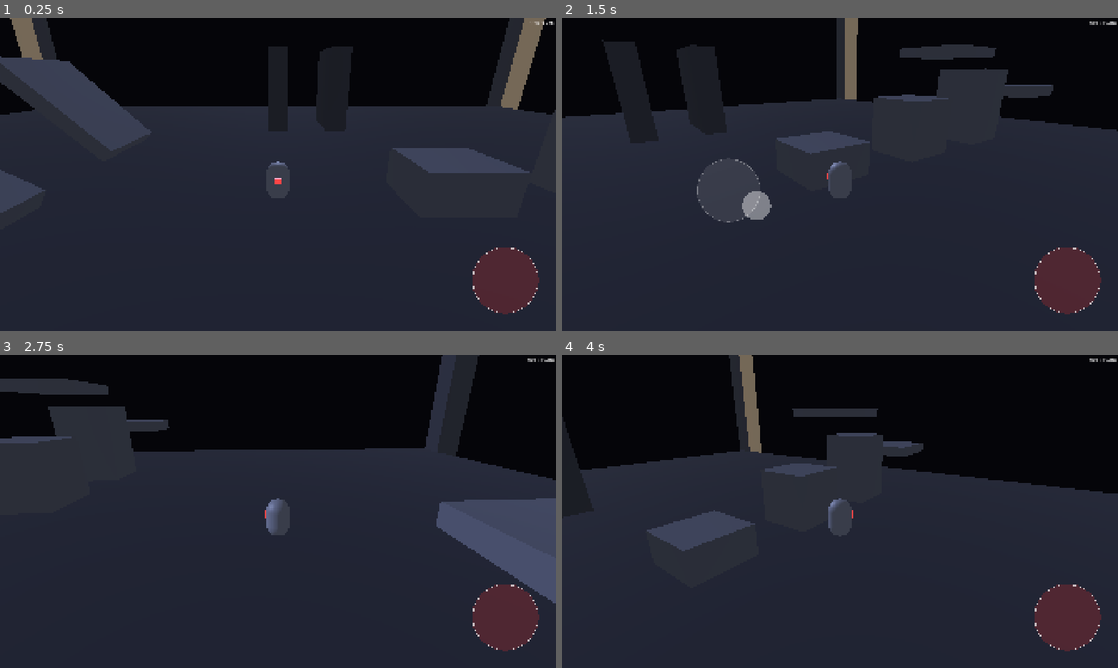
Above: before the commit, frames 1-4 (two rows, left to right).
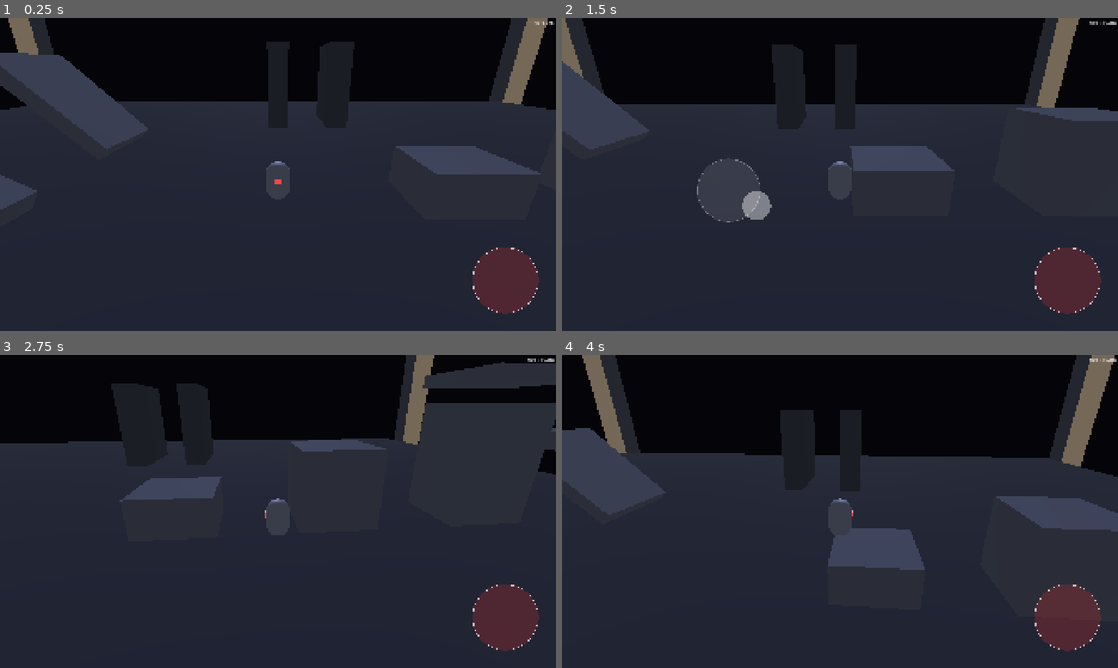
Above: after the commit, the same moments.

Repository: Adam-Vozzo/mobile-game-6
Game: Godot game, scene res://scenes/levels/feel_lab.tscn
The game is run twice, just before and just after one commit, with the same random seed, the same clock (stepped at 60 frames per second) and the same inputs.
Inputs (mouse positions are in pixels of both pictures, inside the frame that each line leads up to):
- Up to frame 1 (0.25 s): no input
- Up to frame 2 (1.5 s): tap Enter at 0.5 s; move the mouse to (962, 158) at 0.52 s; hold Right (move_right) 0.53-1.25 s; hold Space (jump) 0.53-1.25 s; click (962, 158) at 0.67 s; drag from (728, 190) to (812, 237) at 1.27 s
- Up to frame 3 (2.75 s): move the mouse to (333, 442) at 2.02 s; hold Right (move_right) from 2.03 s (still down); hold Space (jump) from 2.03 s (still down)
- Up to frame 4 (4 s): release Right (move_right) at 2.75 s; release Space (jump) at 2.75 s; drag from (812, 574) to (673, 464) at 2.77 s; move the mouse to (1006, 558) at 3.52 s; hold Left (move_left) from 3.53 s (still down); hold Space (jump) from 3.53 s (still down)

The runs differ from the first frame. In frame 1, 2.9% of the frame differs, in the area x 0-100%, y 0-63%; in frame 2, 14%; in frame 3, 18%, in the area x 0-100%, y 0-80%; in frame 4, 17%.

Commit message:
Camera: selective occlusion + corner-bounce fix + airborne rigid translate
Context: walking past walls was flickering; corners were bouncing; camera
visibly rotated mid-jump (player input frame drifted across the parabola).
Three changes in `scripts/camera/camera_rig.gd`, plus one new physics
layer and tagged scene geometry.

1. Selective occluder layer
   - New project layer 7 = `CameraOccluder` (`project.godot`).
   - `occlusion_mask` defaults to `1 << 6 = 64` (queries that layer only).
   - feel_lab.tscn: pillars × 4, walls × 2 → `collision_layer = 65`
     (1 World + 64 CameraOccluder). Floor / platforms / slopes / moving
     platform stay layer-1-only; the camera ignores them.
   - style_test.tscn: WallPanel + ScalePillar → `collision_layer = 65`.

2. Sphere-cast probe (replaces thin raycast)
   - `direct_space_state.cast_motion` of an `occlusion_probe_radius` sphere
     (0.22 m default). A volume sweep doesn't toggle hit/miss at thin wall
     edges. `0` falls back to the old ray.

3. Asymmetric position smoothing + hysteresis latch
   - `pull_in_smoothing = 28 / sec` when camera moves toward player;
     `ease_out_smoothing = 6 / sec` when moving away. So a one-frame
     "clear" at a corner edge can't undo the pull-in within a frame.
   - On top: `_is_occluded` latch armed by any sphere-hit, only released
     after `occlusion_release_delay = 0.18 s` of consecutive misses. While
     latched, the camera holds at `_last_occluded_pos` even if the probe
     momentarily clears. Stops the bounce when walking around corners.

4. Airborne rigid translate (no rotation in air)
   - `_air_offset` is captured every frame as
     `camera.global_position - target_pos`.
   - On airborne frames (`is_on_floor() == false`), the very first thing
     in `_process` is `camera.global_position = target_pos + _air_offset`
     — a rigid translation that copies the player's per-frame delta onto
     the camera. Distance-maintenance, occlusion, and the asymmetric lerp
     are skipped while airborne.
   - `look_at` and `pub_yaw` still run in air, but with the camera→player
     vector preserved exactly they're effectively no-ops unless drag has
     changed the offset (the only intentional source of mid-jump rotation).
     Input frame stays locked from takeoff to landing.

Docs:
- `docs/DECISIONS.md` — three new ADRs (tripod model, selective occlusion,
  airborne rigid translate).
- `docs/PLAN.md` — entry under Recently completed.
- `README.md` — Updates entry; throttle banner cleared (human-direction).

All 179 controller-kinematics tests still pass.

Co-Authored-By: Claude Opus 4.7 (1M context) <noreply@anthropic.com>

Diff:
--- a/project.godot
+++ b/project.godot
@@ -97,6 +97,7 @@
 3d_physics/layer_4="Pickup"
 3d_physics/layer_5="Trigger"
 3d_physics/layer_6="MovingPlatform"
+3d_physics/layer_7="CameraOccluder"
 
 [physics]
 
--- a/scenes/levels/feel_lab.tscn
+++ b/scenes/levels/feel_lab.tscn
@@ -204,6 +204,7 @@
 
 [node name="WallA" type="StaticBody3D" parent="Walls"]
 transform = Transform3D(1, 0, 0, 0, 1, 0, 0, 0, 1, 0, 2, -10)
+collision_layer = 65
 
 [node name="Mesh" type="MeshInstance3D" parent="Walls/WallA"]
 mesh = SubResource("Mesh_Wall")
@@ -213,6 +214,7 @@
 
 [node name="WallB" type="StaticBody3D" parent="Walls"]
 transform = Transform3D(1, 0, 0, 0, 1, 0, 0, 0, 1, 3, 2, -10)
+collision_layer = 65
 
 [node name="Mesh" type="MeshInstance3D" parent="Walls/WallB"]
 mesh = SubResource("Mesh_Wall")
@@ -224,6 +226,7 @@
 
 [node name="Pillar1" type="StaticBody3D" parent="Pillars"]
 transform = Transform3D(1, 0, 0, 0, 1, 0, 0, 0, 1, 25, 5, 25)
+collision_layer = 65
 
 [node name="Mesh" type="MeshInstance3D" parent="Pillars/Pillar1"]
 mesh = SubResource("Mesh_Pillar")
@@ -233,6 +236,7 @@
 
 [node name="Pillar2" type="StaticBody3D" parent="Pillars"]
 transform = Transform3D(1, 0, 0, 0, 1, 0, 0, 0, 1, -25, 5, 25)
+collision_layer = 65
 
 [node name="Mesh" type="MeshInstance3D" parent="Pillars/Pillar2"]
 mesh = SubResource("Mesh_Pillar")
@@ -242,6 +246,7 @@
 
 [node name="Pillar3" type="StaticBody3D" parent="Pillars"]
 transform = Transform3D(1, 0, 0, 0, 1, 0, 0, 0, 1, 25, 5, -25)
+collision_layer = 65
 
 [node name="Mesh" type="MeshInstance3D" parent="Pillars/Pillar3"]
 mesh = SubResource("Mesh_Pillar")
@@ -251,6 +256,7 @@
 
 [node name="Pillar4" type="StaticBody3D" parent="Pillars"]
 transform = Transform3D(1, 0, 0, 0, 1, 0, 0, 0, 1, -25, 5, -25)
+collision_layer = 65
 
 [node name="Mesh" type="MeshInstance3D" parent="Pillars/Pillar4"]
 mesh = SubResource("Mesh_Pillar")
--- a/scenes/levels/style_test.tscn
+++ b/scenes/levels/style_test.tscn
@@ -100,6 +100,7 @@
 
 [node name="WallPanel" type="StaticBody3D" parent="DisplayRoom"]
 transform = Transform3D(1, 0, 0, 0, 1, 0, 0, 0, 1, -4, 2, -2)
+collision_layer = 65
 
 [node name="Mesh" type="MeshInstance3D" parent="DisplayRoom/WallPanel"]
 mesh = SubResource("Mesh_WallPanel")
@@ -109,6 +110,7 @@
 
 [node name="ScalePillar" type="StaticBody3D" parent="DisplayRoom"]
 transform = Transform3D(1, 0, 0, 0, 1, 0, 0, 0, 1, 6, 4, -7)
+collision_layer = 65
 
 [node name="Mesh" type="MeshInstance3D" parent="DisplayRoom/ScalePillar"]
 mesh = SubResource("Mesh_ScalePillar")
--- a/scripts/camera/camera_rig.gd
+++ b/scripts/camera/camera_rig.gd
@@ -41,7 +41,33 @@
 @export_category("Occlusion")
 @export_range(0.1, 1.0, 0.05) var occlusion_margin: float = 0.3
 @export_range(0.3, 3.0, 0.05) var occlusion_min_distance: float = 0.8
-@export_flags_3d_physics var occlusion_mask: int = 1
+## Layers queried for camera occlusion. Defaults to layer 7 = `CameraOccluder`
+## only — tag bodies that should hide the player from view (walls, pillars,
+## big architecture) on this layer. Common gameplay obstacles like small
+## platforms stay off it, so the camera doesn't push in every time the player
+## passes behind them.
+@export_flags_3d_physics var occlusion_mask: int = 1 << 6
+## Radius of the sphere cast used to detect occluders. A small sphere (≥ ~0.1)
+## absorbs frame-to-frame ray jitter at wall edges, which is what causes the
+## camera to flicker between "occluded" and "clear" each frame. 0 falls back
+## to a single ray (the old behaviour, prone to flicker near corners).
+@export_range(0.0, 0.5, 0.01) var occlusion_probe_radius: float = 0.22
+
+@export_category("Smoothing")
+## Position-follow rate when the camera is moving toward the player — i.e.
+## an occluder just entered the line of sight and the camera needs to pull
+## in. High = quick reveal, no period where the player is hidden.
+@export_range(1.0, 60.0, 0.5) var pull_in_smoothing: float = 28.0
+## Position-follow rate when the camera is moving away from the player — i.e.
+## an occluder cleared and the camera can fall back to full distance. Low =
+## no bounce when grazing corner edges, which would otherwise toggle the
+## occlusion result one frame at a time.
+@export_range(0.5, 60.0, 0.5) var ease_out_smoothing: float = 6.0
+## How long, in seconds, the camera stays in its "occluded" pose after the
+## probe stops detecting an occluder. A walk past a wall corner can flicker
+## the probe between hit and clear; this latch keeps the camera pulled in
+## until the path has been clear for the full delay, eliminating the bounce.
+@export_range(0.0, 0.6, 0.01) var occlusion_release_delay: float = 0.18
 
 var _target: Node3D
 var _initialized: bool = false
@@ -51,6 +77,17 @@
 # the old `absf(_pitch)` formula produced as drag crossed horizontal
 # (see iter 22 in main).
 var _pitch_rad: float = 0.0
+# Hysteresis state for occlusion. `_is_occluded` latches true on any hit and
+# only clears after `occlusion_release_delay` seconds of consecutive misses.
+# `_last_occluded_pos` is the pose the camera holds while latched.
+var _is_occluded: bool = false
+var _clear_streak_seconds: float = 0.0
+var _last_occluded_pos: Vector3 = Vector3.ZERO
+# Camera position offset from the player, refreshed every frame. While the
+# player is airborne, this offset is held constant and the camera's world
+# position is reconstructed as `target_pos + _air_offset` — a rigid translate
+# that follows the jumping player without rotating around them.
+var _air_offset: Vector3 = Vector3.ZERO
 
 @onready var _camera: Camera3D = $Camera
 
@@ -62,7 +99,7 @@
 		DevMenu.camera_param_changed.connect(_on_camera_param_changed)
 
 
-func _process(_delta: float) -> void:
+func _process(delta: float) -> void:
 	if _target == null:
 		return
 	var target_pos := _target.global_position
@@ -70,38 +107,92 @@
 
 	if not _initialized:
 		_place_camera_initial(target_pos)
+		_air_offset = _camera.global_position - target_pos
 		_initialized = true
 
+	# Airborne: rigid follow. Reconstruct the camera position as
+	# `target_pos + _air_offset` *before* drag/look_at runs, so any movement
+	# the player did this frame is reflected as a pure translation. The
+	# offset itself is captured at the end of the previous (grounded) frame,
+	# so the camera→player vector is preserved across the entire jump and
+	# look_at gives the same basis frame after frame — no yaw or pitch
+	# rotation while airborne. Drag and landing both update the offset
+	# correctly via the unified end-of-frame save below.
+	var on_floor := _is_target_on_floor()
+	if not on_floor:
+		_camera.global_position = target_pos + _air_offset
+
 	_apply_drag_input(target_pos)
 
-	# Constrain camera to (distance, height) but only along the current
-	# camera-to-player axis. Lateral player motion is absorbed by look_at.
-	var cam_pos := _camera.global_position
-	var horiz := Vector3(target_pos.x - cam_pos.x, 0.0, target_pos.z - cam_pos.z)
-	var current_dist := horiz.length()
-	if current_dist > 0.001:
-		var dir := horiz / current_dist
-		var dist_error := current_dist - distance
-		cam_pos.x += dir.x * dist_error
-		cam_pos.z += dir.z * dist_error
-	var fall_offset := _vertical_pull_offset(_get_target_velocity().y)
-	# `_pitch_rad` is ≤ 0; -_pitch_rad is the elevation angle. Using `absf`
-	# would V-shape as the drag crosses horizontal — see iter 22 fix on main.
-	var elevation := -_pitch_rad
-	cam_pos.y = target_pos.y + sin(elevation) * distance + aim_height + fall_offset
-
-	_camera.global_position = _occlude(aim_point, cam_pos)
+	if on_floor:
+		# Ground: tripod-style distance maintenance + occlusion + smoothing.
+		var cam_pos := _camera.global_position
+		var horiz := Vector3(target_pos.x - cam_pos.x, 0.0, target_pos.z - cam_pos.z)
+		var current_dist := horiz.length()
+		if current_dist > 0.001:
+			var dir := horiz / current_dist
+			var dist_error := current_dist - distance
+			cam_pos.x += dir.x * dist_error
+			cam_pos.z += dir.z * dist_error
+		var fall_offset := _vertical_pull_offset(_get_target_velocity().y)
+		# `_pitch_rad` is ≤ 0; -_pitch_rad is the elevation angle. Using `absf`
+		# would V-shape as the drag crosses horizontal — see iter 22 fix on main.
+		var elevation := -_pitch_rad
+		cam_pos.y = target_pos.y + sin(elevation) * distance + aim_height + fall_offset
+
+		# Probe for occlusion, then apply a hysteresis latch: any hit re-arms
+		# the "occluded" state for `occlusion_release_delay` seconds, during
+		# which the camera holds its pulled-in pose even if the probe momentarily
+		# clears. Kills the bounce when walking around a wall corner.
+		var probe := _occlude(aim_point, cam_pos)
+		var probe_hit: bool = probe["hit"]
+		var probe_pos: Vector3 = probe["pos"]
+		if probe_hit:
+			_is_occluded = true
+			_clear_streak_seconds = 0.0
+			_last_occluded_pos = probe_pos
+		elif _is_occluded:
+			_clear_streak_seconds += delta
+			if _clear_streak_seconds >= occlusion_release_delay:
+				_is_occluded = false
+				_clear_streak_seconds = 0.0
+
+		var desired: Vector3
+		if _is_occluded:
+			desired = probe_pos if probe_hit else _last_occluded_pos
+		else:
+			desired = cam_pos
+
+		# Frame-rate-independent asymmetric ease toward the desired pose.
+		var prev_aim_dist := (_camera.global_position - aim_point).length()
+		var desired_aim_dist := (desired - aim_point).length()
+		var rate := pull_in_smoothing if desired_aim_dist < prev_aim_dist else ease_out_smoothing
+		var smooth_t := 1.0 - exp(-rate * delta)
+		_camera.global_position = _camera.global_position.lerp(desired, smooth_t)
+
+	# look_at runs in both states. On the ground it tracks the player as the
+	# tripod adjusts. While airborne the rigid translation preserves the
+	# camera→player vector exactly, so look_at is a no-op unless drag has
+	# changed the offset — which is the only thing that *should* rotate the
+	# camera mid-jump.
 	_camera.look_at(aim_point, Vector3.UP)
 
 	# Publish the yaw the player should rotate input by. We want stick-up to
 	# move the player away from the camera, so the published yaw is the angle
 	# from the player to the camera (atan2(cam.x - player.x, cam.z - player.z)).
 	# Use call() because _target is typed Node3D — Player adds set_camera_yaw.
+	# In the air this is constant frame-to-frame (no drag) → input frame stays
+	# locked from takeoff to landing.
 	if _target.has_method("set_camera_yaw"):
 		var pub_yaw := atan2(
 			_camera.global_position.x - target_pos.x,
 			_camera.global_position.z - target_pos.z)
 		_target.call(&"set_camera_yaw", pub_yaw)
+
+	# Refresh the air offset every frame. On the ground this captures the
+	# latest camera/player relationship in case the player takes off next
+	# frame; in the air it propagates any drag-induced offset changes.
+	_air_offset = _camera.global_position - target_pos
 
 
 func _place_camera_initial(target_pos: Vector3) -> void:
@@ -159,27 +250,66 @@
 	return Vector3.ZERO
 
 
-## Returns the camera position to use after checking for occluding geometry.
-## Casts a ray from `aim` (what the camera focuses on) to `desired`; if
-## something is in the way, snaps the camera to the hit point minus the
-## occlusion margin, floored at occlusion_min_distance from aim.
-func _occlude(aim: Vector3, desired: Vector3) -> Vector3:
+# True when the target is grounded. Falls back to true (camera tracks normally)
+# when the target isn't a CharacterBody3D, so non-character targets aren't
+# accidentally locked into the airborne-freeze branch.
+func _is_target_on_floor() -> bool:
+	if _target is CharacterBody3D:
+		return (_target as CharacterBody3D).is_on_floor()
+	return true
+
+
+## Returns `{hit: bool, pos: Vector3}` for the line of sight from `aim` to
+## `desired`. When `hit` is true, `pos` is the safe camera position (the
+## impact point minus the occlusion margin, floored at occlusion_min_distance).
+## When `hit` is false, `pos == desired`. Sphere cast (rather than a thin ray)
+## tames the frame-to-frame flicker at wall edges; the boolean lets the
+## caller apply a release-delay latch on top.
+func _occlude(aim: Vector3, desired: Vector3) -> Dictionary:
 	var space := get_world_3d().direct_space_state
-	var params := PhysicsRayQueryParameters3D.new()
-	params.from = aim
-	params.to = desired
-	params.collision_mask = occlusion_mask
+	var to_desired := desired - aim
+	var total_len := to_desired.length()
+	if total_len < 0.001:
+		return {"hit": false, "pos": desired}
+	var dir := to_desired / total_len
+
+	var excludes: Array[RID] = []
 	if _target is PhysicsBody3D:
-		var excl: Array[RID] = [(_target as PhysicsBody3D).get_rid()]
-		params.exclude = excl
-	var hit := space.intersect_ray(params)
-	if hit.is_empty():
-		return desired
-	var dir := (desired - aim).normalized()
-	var hit_pos: Vector3 = hit.position
-	var hit_dist := (hit_pos - aim).length()
+		excludes.append((_target as PhysicsBody3D).get_rid())
+
+	var hit_dist := total_len
+	var hit_found := false
+	if occlusion_probe_radius > 0.0:
+		var shape := SphereShape3D.new()
+		shape.radius = occlusion_probe_radius
+		var motion_params := PhysicsShapeQueryParameters3D.new()
+		motion_params.shape = shape
+		motion_params.transform = Transform3D(Basis.IDENTITY, aim)
+		motion_params.motion = to_desired
+		motion_params.collision_mask = occlusion_mask
+		motion_params.exclude = excludes
+		# cast_motion returns [safe_fraction, unsafe_fraction] in [0, 1].
+		# safe_fraction == 1.0 → no contact along the sweep.
+		var fractions := space.cast_motion(motion_params)
+		if fractions.size() == 2 and fractions[0] < 1.0:
+			hit_dist = total_len * fractions[0]
+			hit_found = true
+	else:
+		var ray := PhysicsRayQueryParameters3D.new()
+		ray.from = aim
+		ray.to = desired
+		ray.collision_mask = occlusion_mask
+		ray.exclude = excludes
+		var hit := space.intersect_ray(ray)
+		if not hit.is_empty():
+			var hit_pos: Vector3 = hit.position
+			hit_dist = (hit_pos - aim).length()
+			hit_found = true
+
+	if not hit_found:
+		return {"hit": false, "pos": desired}
 	var safe_dist := maxf(occlusion_min_distance, hit_dist - occlusion_margin)
-	return aim + dir * safe_dist
+	return {"hit": true, "pos": aim + dir * safe_dist}
 
 
 func _on_camera_param_changed(param_name: StringName, value: float) -> void:
Not shown, changed: README.md
Not shown, changed: docs/DECISIONS.md
Not shown, changed: docs/PLAN.md
